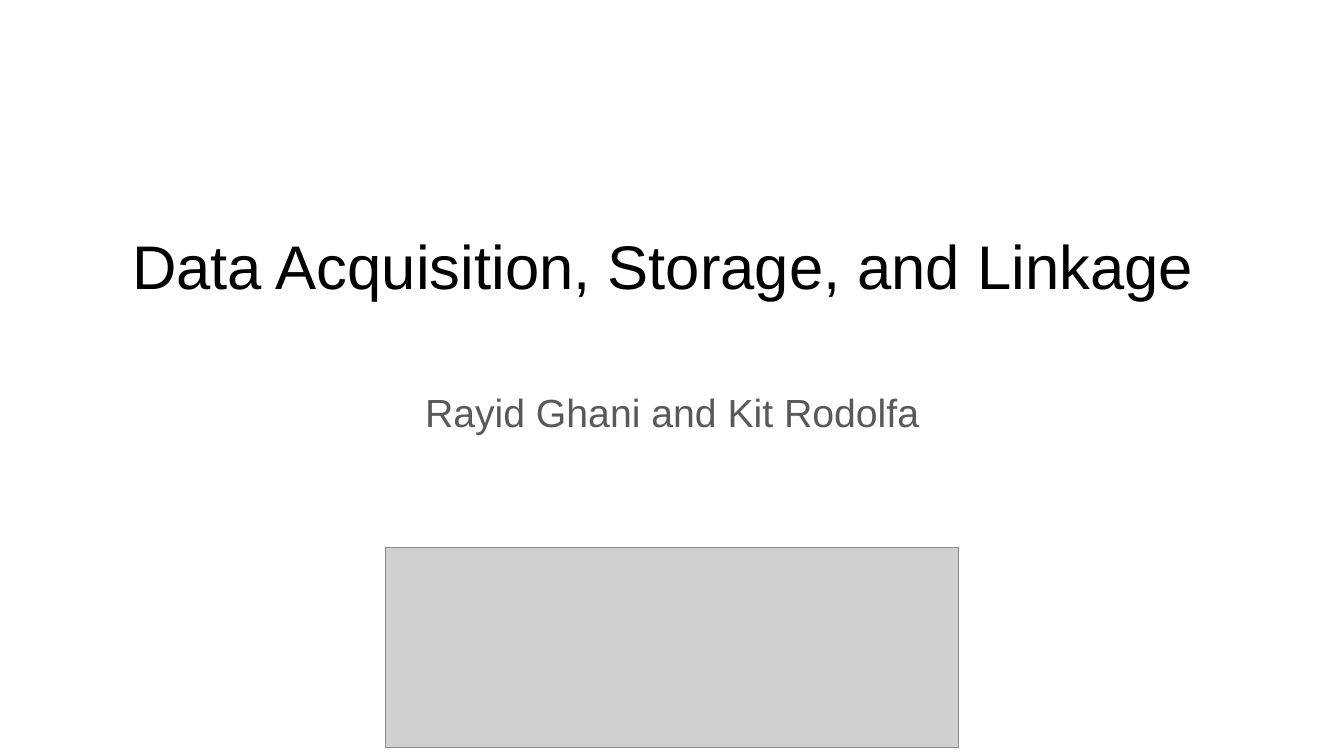
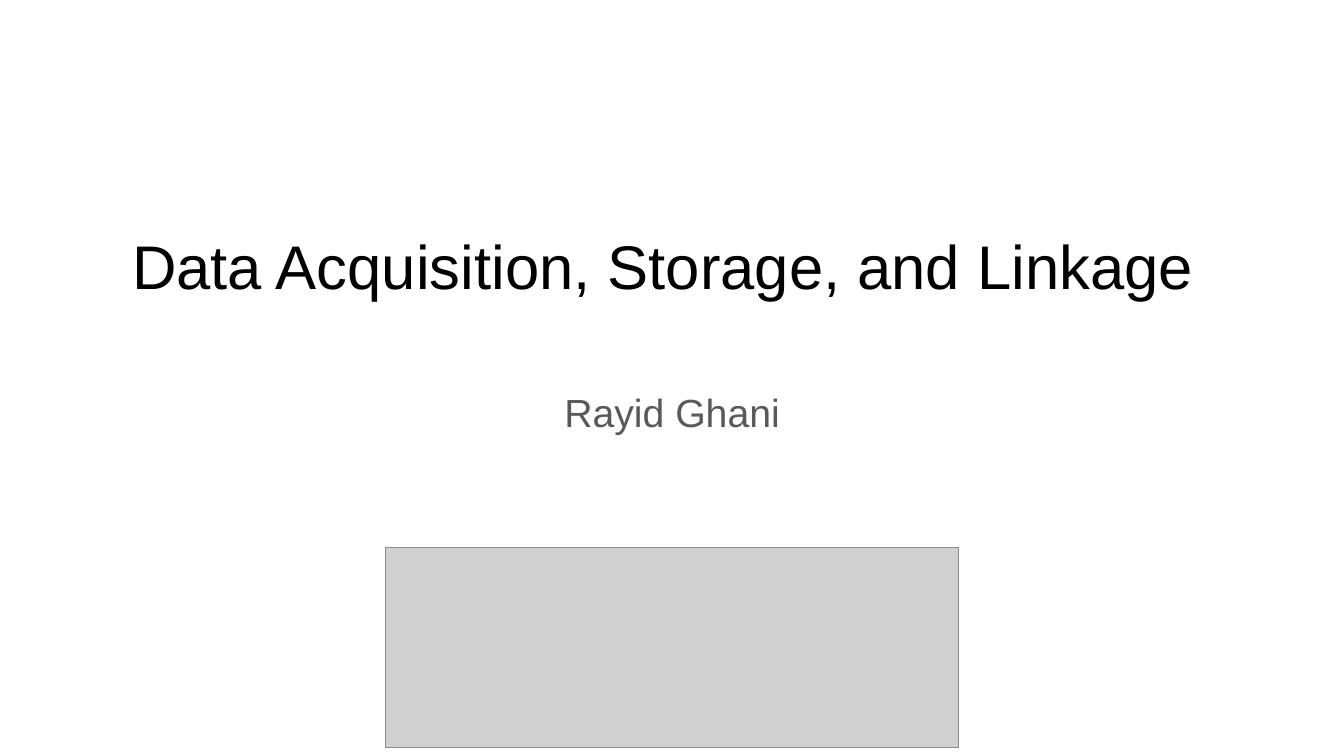
Before and after one commit to dssg/MLinPractice, a slide deck: slide 1 of Lectures/Lecture3-Data.pptx. Drawn at 1344x756 pixels with LibreOffice and Linux fonts; fonts in the diff are those of the drawing; grey boxes stand for pictures. Boxes give left, top, right and bottom in pixels: in the first picture for what was removed or moved away, otherwise in the second. Text is boxed around its words. In the diff, an @@ line names an element or a change of style, - is before the commit and + after.

```diff
--- a/Lectures/Lecture3-Data.pptx
+++ b/Lectures/Lecture3-Data.pptx
@@ text at <box>564,398,779,435</box>: text changed @@
-Rayid Ghani and Kit Rodolfa
+Rayid Ghani
```
Also in this commit, not shown: 5 other slides changed, 1 slide added.
